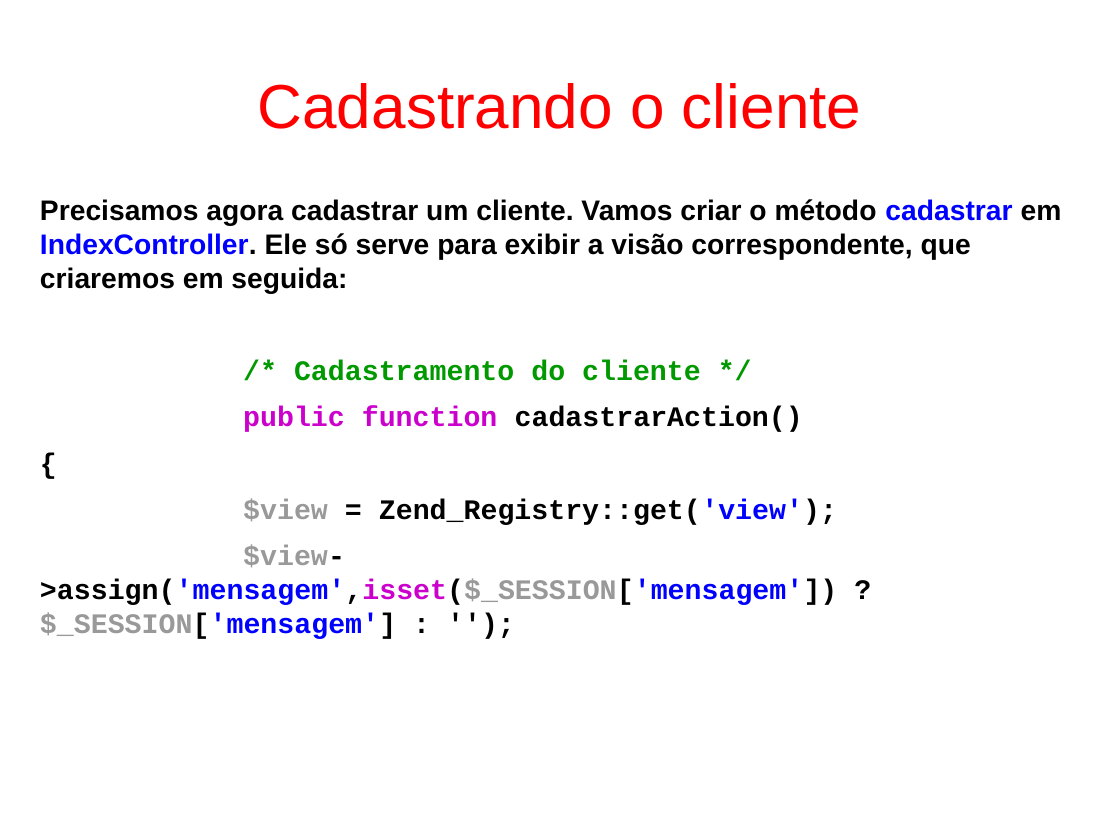
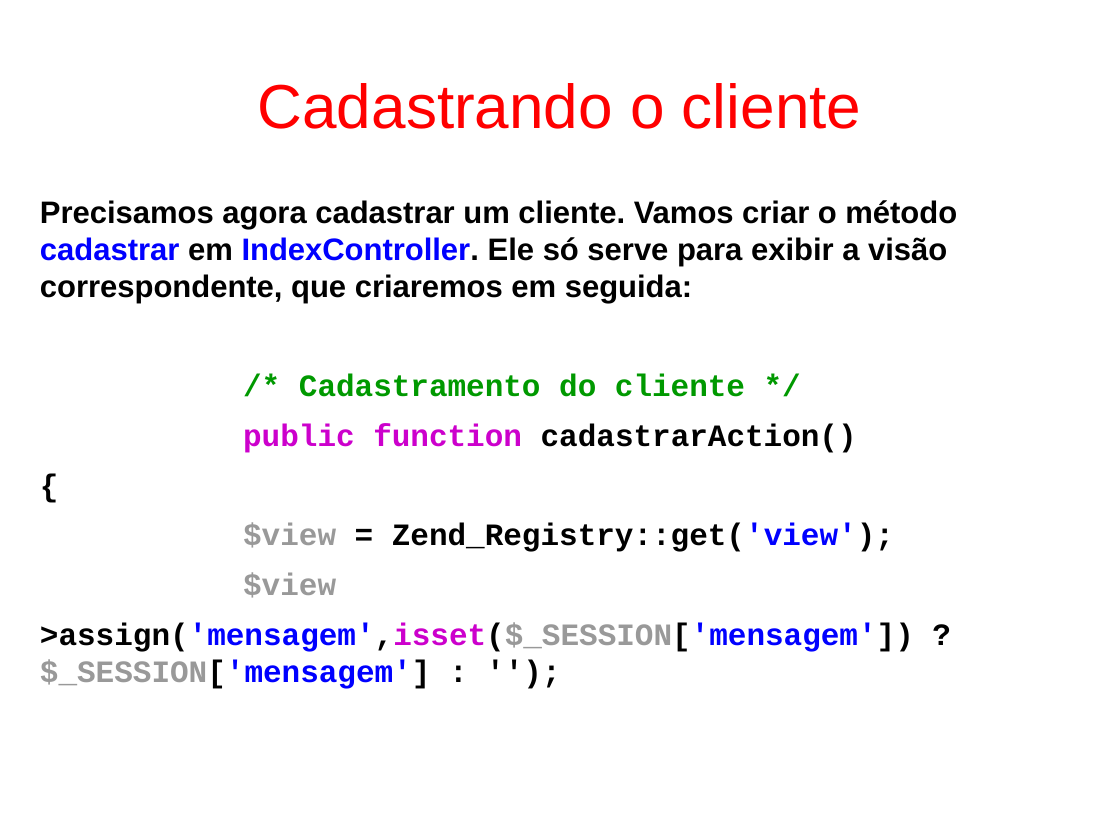
Before and after one commit to fgsl/lojasacme, a slide deck: slide 111 of docs/tutorial.odp (slide 96 before the commit). Drawn at 1120x840 pixels with LibreOffice and Linux fonts; fonts in the diff are those of the drawing. Boxes give left, top, right and bottom in pixels: in the first picture for what was removed or moved away, otherwise in the second. Text is boxed around its words. In the diff, an @@ line names an element or a change of style, - is before the commit and + after.

```diff
--- a/docs/tutorial.odp
+++ b/docs/tutorial.odp
@@ text at (x1=40, y1=200, x2=957, y2=552): size 20 to 22 pt in "Precisamos agora cadastrar um cliente. Vamos criar ...", "/* Cadastramento do cliente */", "public function cadastrarAction()", "{" and 1 more places @@
@@ text at (x1=40, y1=573, x2=914, y2=689): text changed; size 20 to 22 pt @@
-$view->assign('mensagem',isset($_SESSION['mensagem']) ? $_SESSION['mensagem'] : '');
+$view
+>assign('mensagem',isset($_SESSION['mensagem']) ? $_SESSION['mensagem'] : '');
```
Also in this commit, not shown: 62 other slides changed, 26 slides added, 11 slides removed, 17 other files.
